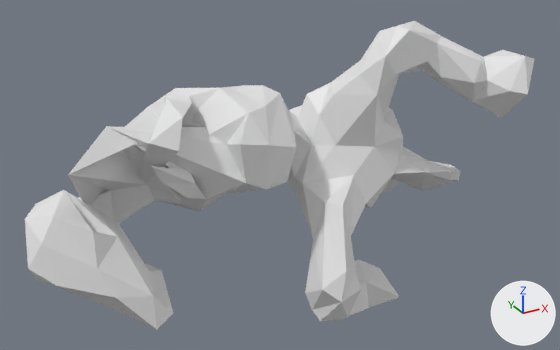
Two versions of the OBJ model mesh_cnn/datasets/random_walks/T598.obj, one commit apart.
One viewpoint serves both versions: a camera (50 mm lens) standing at (-1.15, -2.002, 1.012) and looking at (-0.034, 0.026, -0.002). Lighting does not change. The marker at lower right points along +X, +Y and +Z. Where no turn or scale is listed for an object, it has been applied to the vertices.

In view in the first picture: 'T598'.
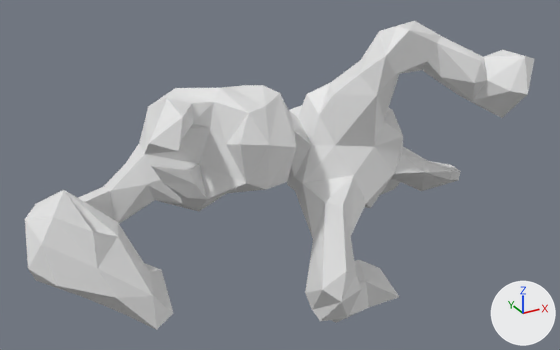
What differs and where, as boxes [x1, y1, x2, y2] in the pictures (560 x 350 px; the box of a moved part takes in the faces that stretch with it):
part 1 of me_t598, moved or reshaped
    before: [68, 88, 249, 206]
    after: [111, 88, 249, 203]

What the commit changed:
me_t598 has 252 vertices, 500 faces and spans x -0.87..0.77, y -0.32..0.34, z -0.58..0.46.
me_t598 is used by ob_t598; location (0.0, 0.0, 0.0).
Part 1, on me_t598:
Vertex 181 of me_t598 moves from (-0.52, 0.13, 0.04) to (-0.27, -0.01, 0.29) at pixel (213, 101).
Vertex 186 of me_t598 moves from (-0.6, -0.01, 0.28) at pixel (106, 126) to (-0.32, 0.01, 0.1) at pixel (199, 164).
Vertex 198 of me_t598 moves from (-0.49, 0.11, 0.01) to (-0.41, -0.08, 0.23) at pixel (182, 138).
Vertex 200 of me_t598 moves from (-0.76, -0.21, 0.24) at pixel (67, 175) to (-0.46, 0.09, 0.13) at pixel (145, 154).
Vertex 207 of me_t598 moves from (-0.64, 0.13, -0.04) to (-0.45, 0.17, 0.14) at pixel (139, 143).
